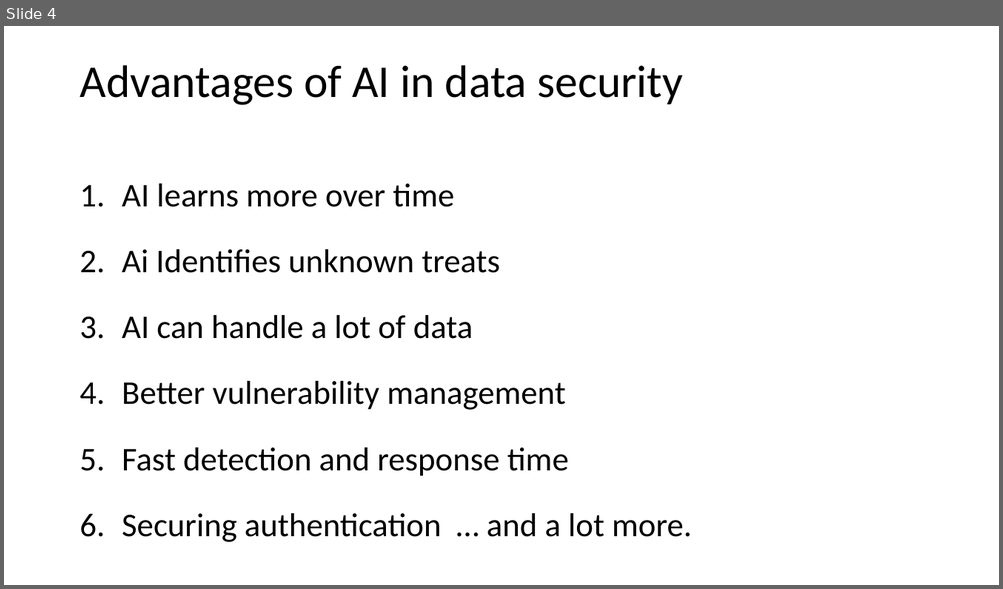
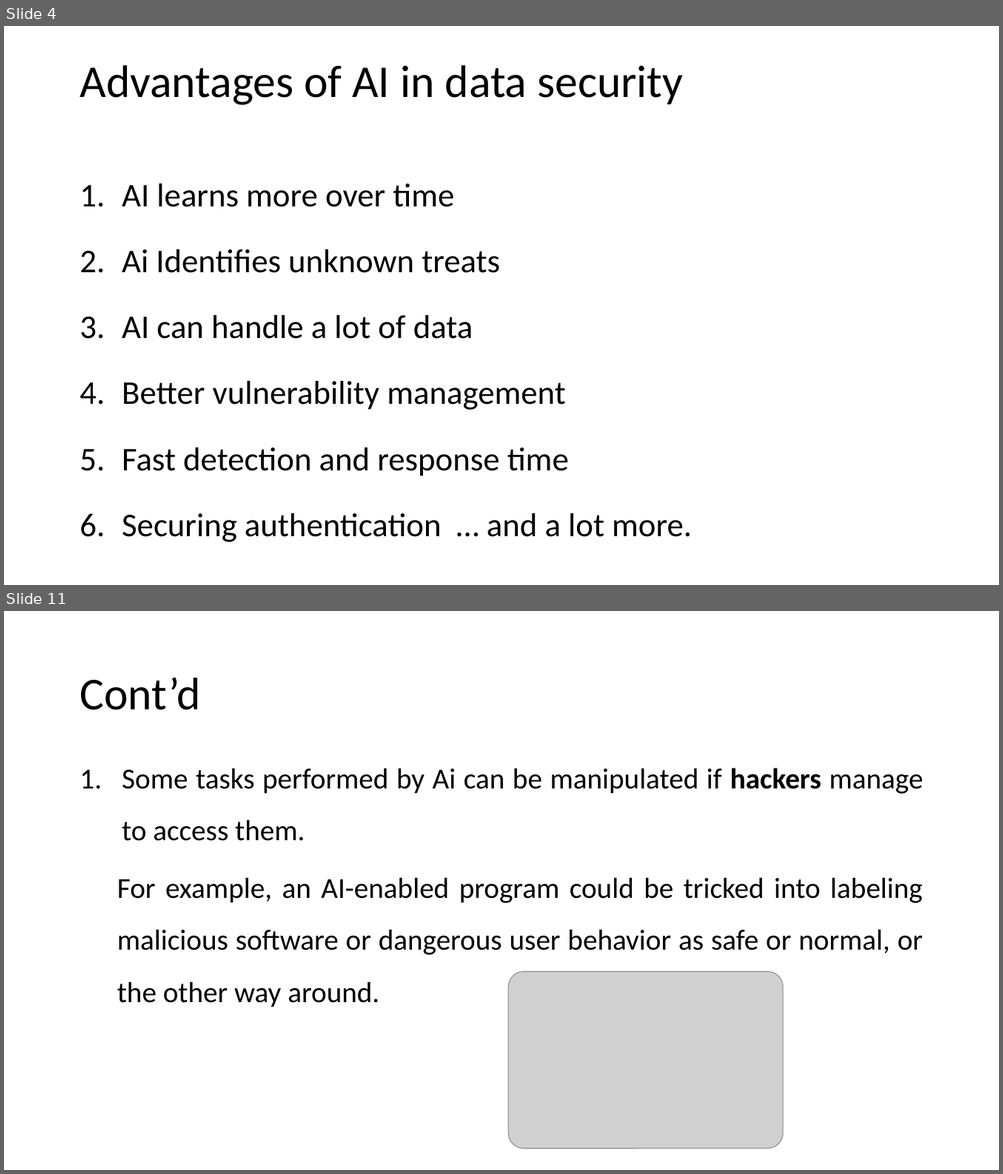
Before and after one commit to hshehabu/AI-in-data-security, a slide deck: Application of AI in Data Security.pptx. Shown one above the other, each under a label of ours: slide 4 before the commit, slides 4 and 11 after it; the slides between them are not shown. The pictures are 1003x589 and 1003x1174 pixels, drawn with LibreOffice and Linux fonts; fonts in the diff are those of the drawing; grey boxes stand for pictures. Boxes give left, top, right and bottom in pixels: in the first picture for what was removed or moved away, otherwise in the second. Text is boxed around its words. In the diff, an @@ line names an element or a change of style, - is before the commit and + after.

```diff
--- a/Application of AI in Data Security.pptx
+++ b/Application of AI in Data Security.pptx
@@ slide 11 added at bbox=[4, 611, 999, 1170], background #FFFFFF @@
@@ title added at bbox=[79, 678, 200, 710], 44 pt, text #000000 @@
+Cont’d
@@ text added at bbox=[117, 768, 923, 1008], 28 pt, text #000000 @@
+1. Some tasks performed by Ai can be manipulated if hackers manage to access them.
+  For example, an AI-enabled program could be tricked into labeling malicious software or dangerous user behavior as safe or normal, or the other way around.
@@ picture added at bbox=[509, 972, 783, 1149] @@
```
Also in this commit, not shown: 3 slides changed, 16 other slides added, 1 other file.
